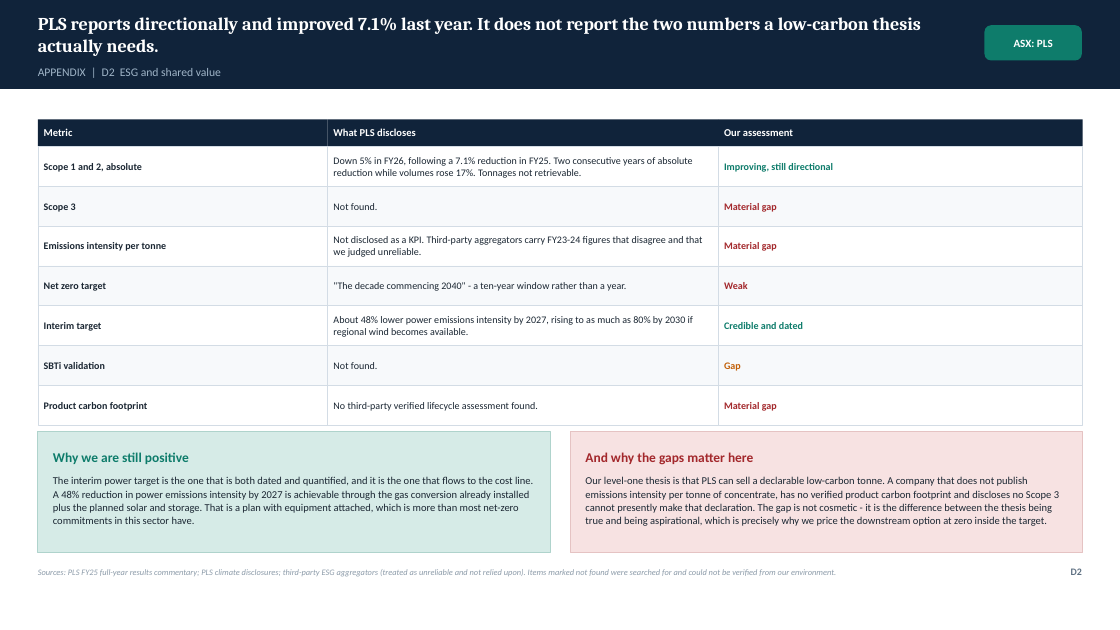
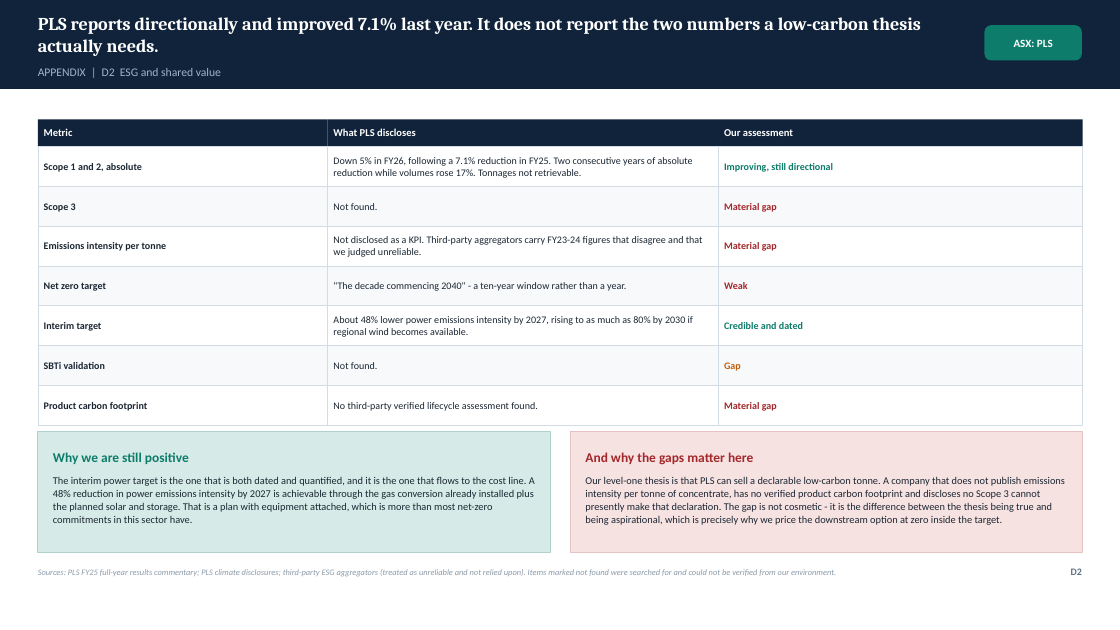
Before and after one commit to SportsSwap/for-claude, a slide deck: slide 50 of deck/PLS_Group_FMAA_2026.pptx. Drawn at 1120x630 pixels with LibreOffice and Linux fonts; fonts in the diff are those of the drawing. Boxes give left, top, right and bottom in pixels: in the first picture for what was removed or moved away, otherwise in the second. Text is boxed around its words. In the diff, an @@ line names an element or a change of style, - is before the commit and + after.

```diff
--- a/deck/PLS_Group_FMAA_2026.pptx
+++ b/deck/PLS_Group_FMAA_2026.pptx
@@ text "The interim power target is ..." at (53,477,535,523): size 9 to 8.9 pt @@
@@ text "Our level-one thesis is that ..." at (585,477,1065,525): size 9 to 8.9 pt @@
```
Also in this commit, not shown: 42 other slides changed, 1 slide added, 10 other files.
